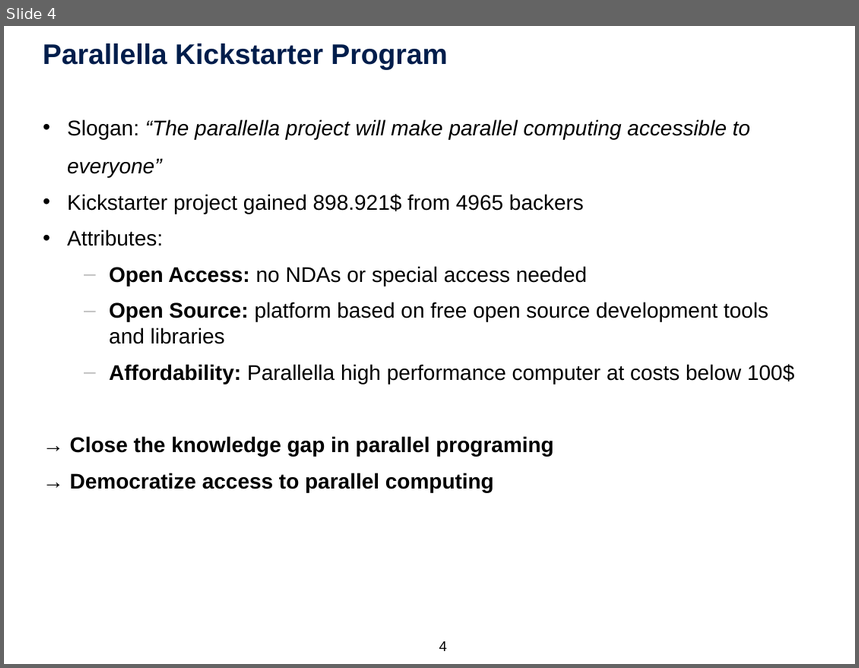
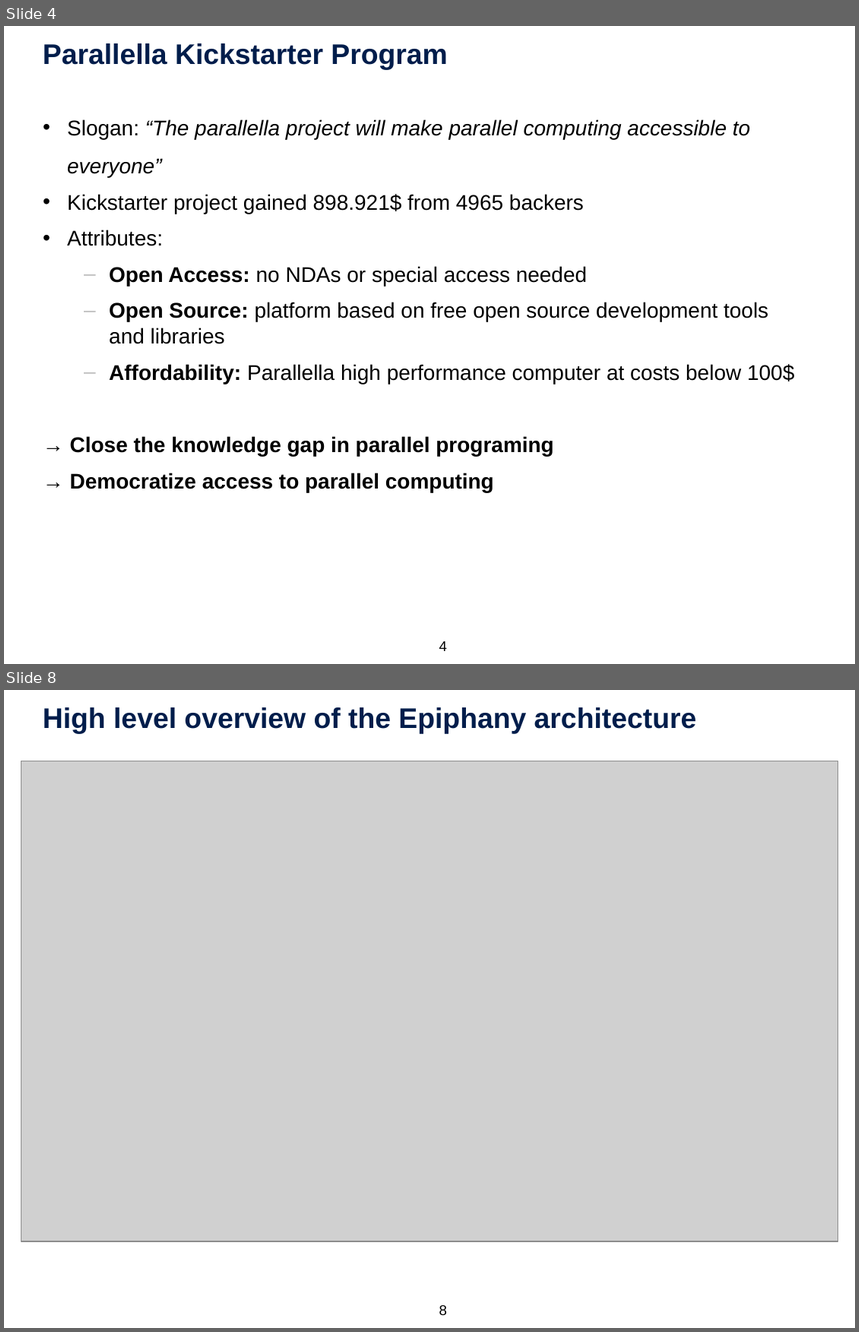
Before and after one commit to tobiashuste/parallella-hauptseminar, a slide deck: presentation/praesentation.pptx. Shown one above the other, each under a label of ours: slide 4 before the commit, slides 4 and 8 after it; the slides between them are not shown. The pictures are 859x668 and 859x1332 pixels, drawn with LibreOffice and Linux fonts; fonts in the diff are those of the drawing; grey boxes stand for pictures; background and template pictures are left out. Boxes give left, top, right and bottom in pixels: in the first picture for what was removed or moved away, otherwise in the second. Text is boxed around its words. In the diff, an @@ line names an element or a change of style, - is before the commit and + after.

```diff
--- a/presentation/praesentation.pptx
+++ b/presentation/praesentation.pptx
@@ slide 8 added at (4, 690, 855, 1328), background picture (left out) @@
@@ title added at (43, 707, 697, 734), 24 pt, text #001D4B, bold @@
+High level overview of the Epiphany architecture
@@ picture added at (21, 761, 839, 1243) @@
@@ page number added at (439, 1306, 447, 1315), 12 pt, text #000000 @@
+8
```
Also in this commit, not shown: 3 slides changed, 3 other slides added, 8 other files.
